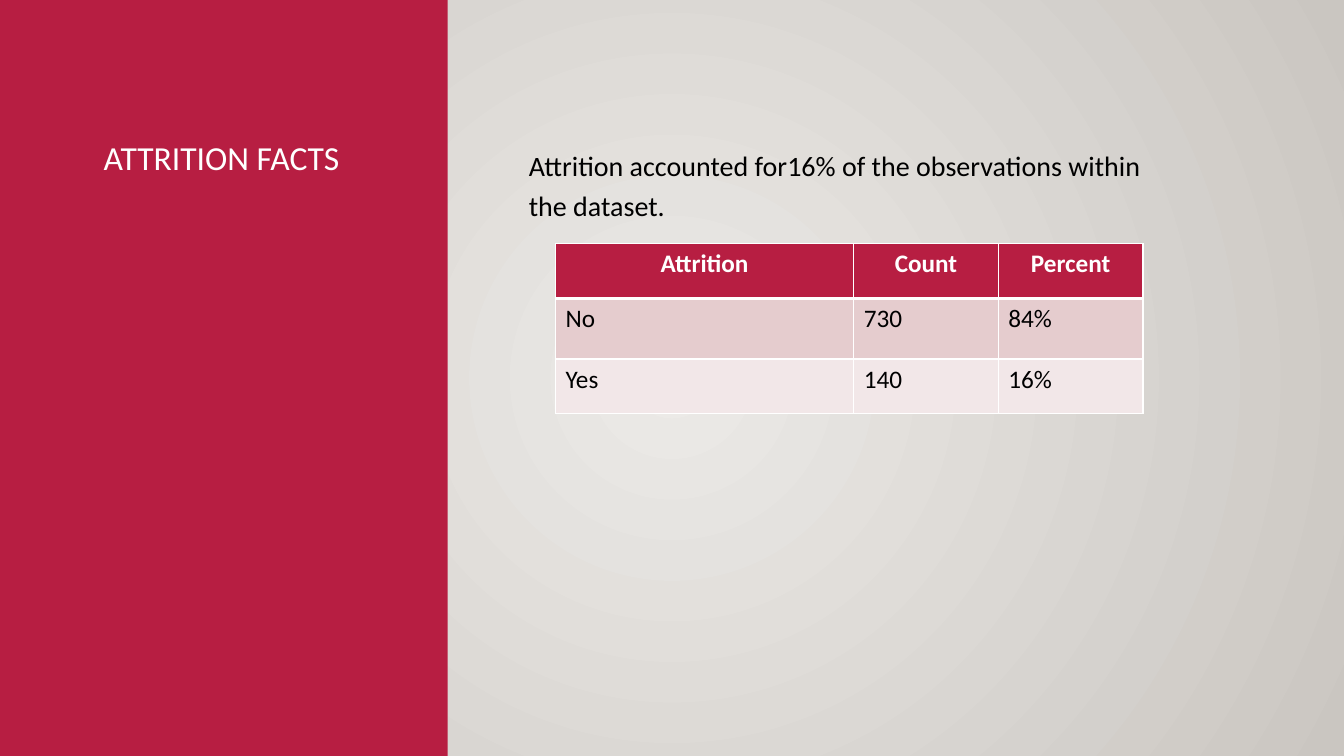
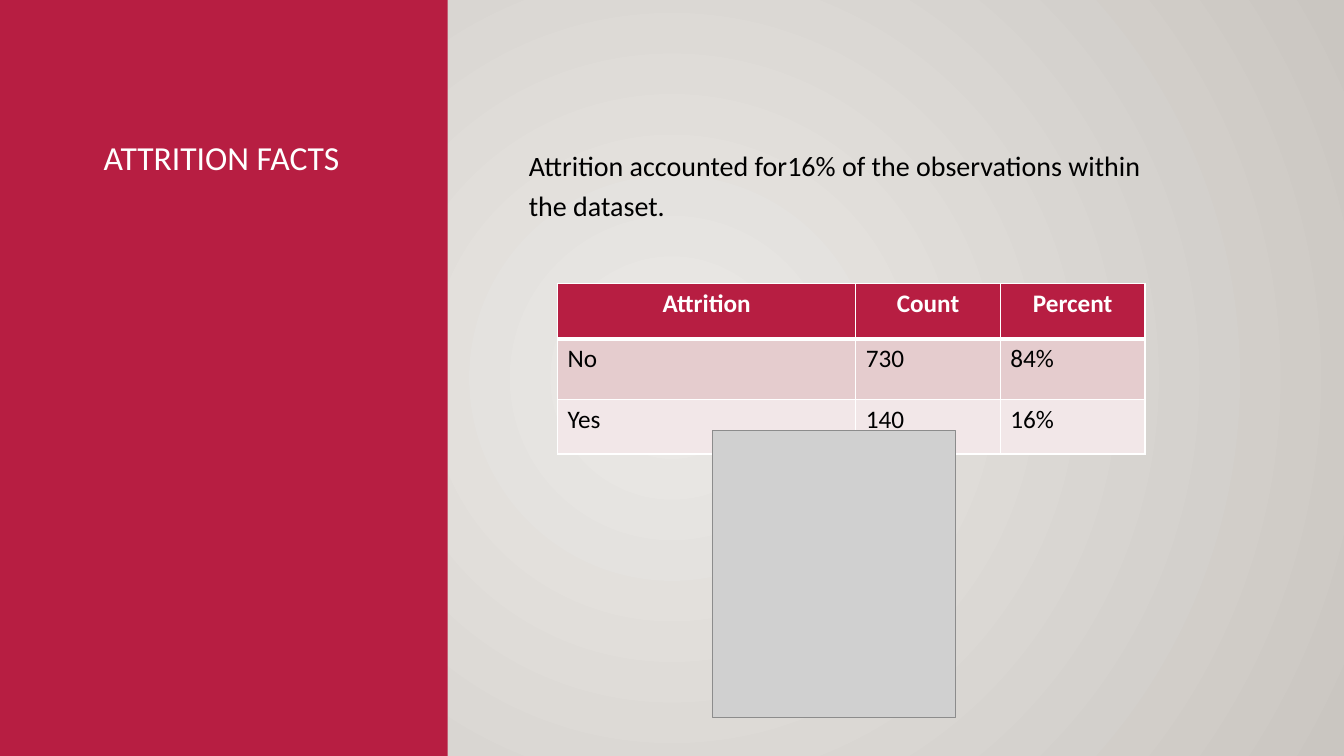
Before and after one commit to RayonM/CaseStudy2DDS, a slide deck: slide 5 of Case_Study_2_Rayon_Morris.pptx. Drawn at 1344x756 pixels with LibreOffice and Linux fonts; fonts in the diff are those of the drawing; grey boxes stand for pictures; background and template pictures are left out. Boxes give left, top, right and bottom in pixels: in the first picture for what was removed or moved away, otherwise in the second. Text is boxed around its words. In the diff, an @@ line names an element or a change of style, - is before the commit and + after.

```diff
--- a/Case_Study_2_Rayon_Morris.pptx
+++ b/Case_Study_2_Rayon_Morris.pptx
@@ table: place and size @@
-table at box(556, 244, 1144, 414)
+table at box(558, 284, 1146, 455)
@@ picture added at box(713, 431, 956, 718) @@
```
Also in this commit, not shown: 2 other slides changed, 3 slides added, 4 other files.
